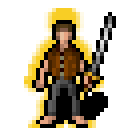
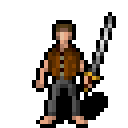
The second 128 x 128 image is a revision of the first. Changes to its layers:
hid "Layer 1" over left=24, top=8, right=104, bottom=128
